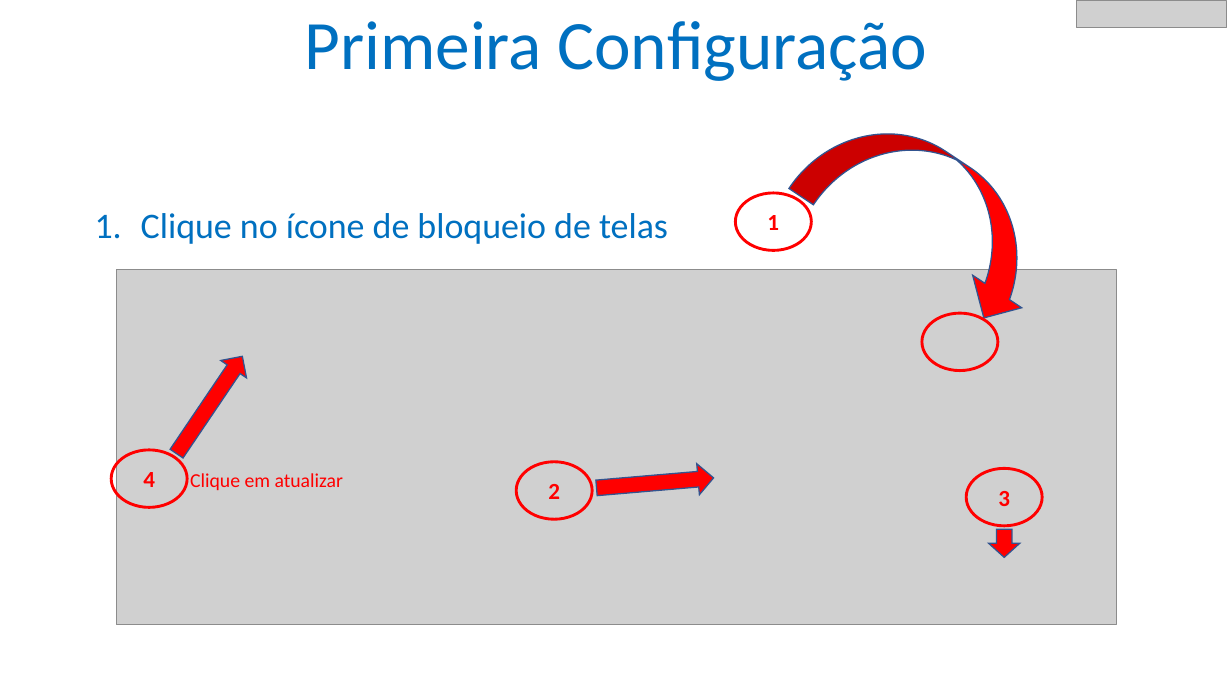
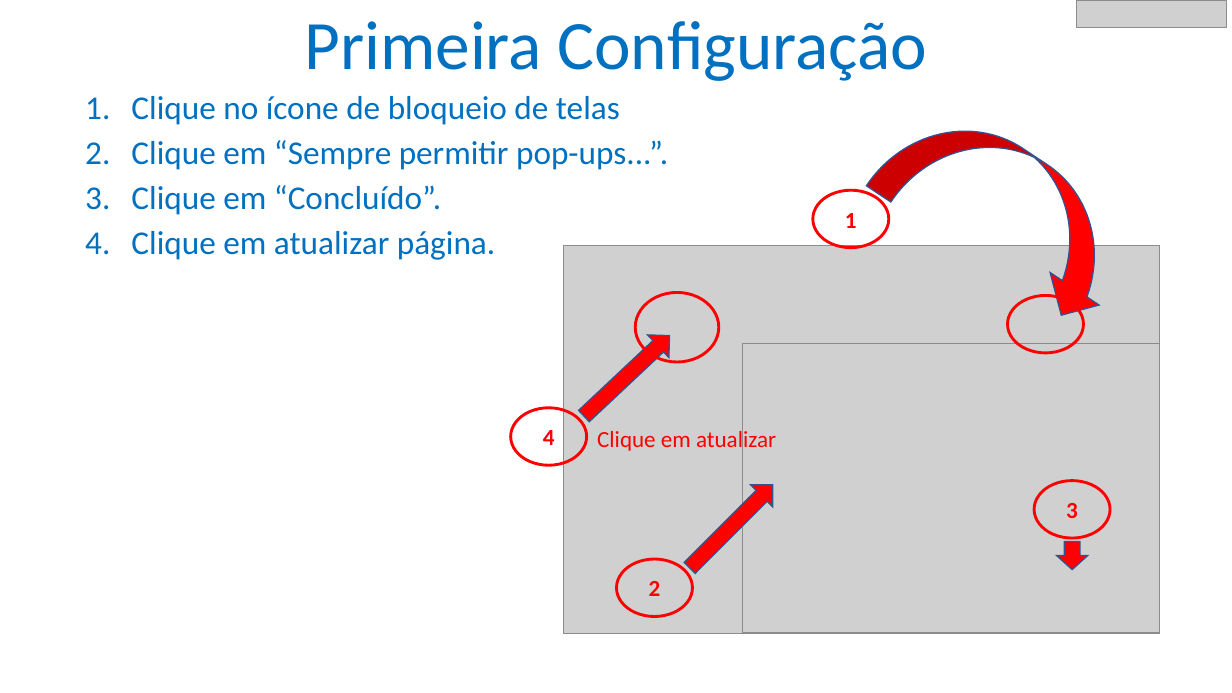
Before and after one commit to datashowcloud/datashow, a slide deck: slide 3 of help/help.pptx (slide 2 before the commit). Drawn at 1232x693 pixels with LibreOffice and Linux fonts; fonts in the diff are those of the drawing; grey boxes stand for pictures. Boxes give left, top, right and bottom in pixels: in the first picture for what was removed or moved away, otherwise in the second. Text is boxed around its words. In the diff, an @@ line names an element or a change of style, - is before the commit and + after.

```diff
--- a/help/help.pptx
+++ b/help/help.pptx
@@ curved left arrow: place and size @@
-curved left arrow at bbox=[789, 90, 1073, 334]
+curved left arrow at bbox=[867, 88, 1151, 331]
@@ text "Clique no ícone de bloqueio ...": place and size @@
-text "Clique no ícone de bloqueio ..." at bbox=[141, 213, 668, 244]
+text "Clique no ícone de bloqueio ..." at bbox=[131, 96, 668, 260]
@@ text at bbox=[131, 96, 620, 125]: size 28 to 25.9 pt in "Clique no ícone de bloqueio de telas"; line spacing 0.9 to 0.8 @@
@@ text at bbox=[131, 140, 668, 260]: paragraphs added @@
+2. Clique em “Sempre permitir pop-ups...”.
+3. Clique em “Concluído”.
+4. Clique em atualizar página.
@@ ellipse "1": place and size @@
-ellipse "1" at bbox=[736, 193, 811, 250]
+ellipse "1" at bbox=[813, 190, 889, 248]
@@ picture: place and size @@
-picture at bbox=[116, 270, 1117, 625]
+picture at bbox=[564, 246, 1160, 633]
@@ ellipse added at bbox=[635, 293, 718, 362], outline #FF0000 2.25 pt @@
@@ ellipse: place and size @@
-ellipse at bbox=[922, 313, 998, 371]
+ellipse at bbox=[1007, 296, 1083, 353]
@@ right arrow at bbox=[574, 325, 681, 428]: rotation 304 to 316 degrees @@
@@ picture added at bbox=[742, 343, 1159, 632] @@
@@ ellipse "4": place and size @@
-ellipse "4" at bbox=[111, 450, 187, 507]
+ellipse "4" at bbox=[511, 408, 587, 465]
@@ text "Clique em atualizar": place and size @@
-text "Clique em atualizar" at bbox=[190, 473, 343, 490]
+text "Clique em atualizar" at bbox=[597, 427, 776, 453]
@@ text "Clique em atualizar" at bbox=[597, 427, 776, 453]: size 15.4 to 18 pt; line spacing 0.7 to 0.8 @@
@@ right arrow at bbox=[679, 474, 784, 579]: rotation 355 to 315 degrees @@
@@ ellipse "3": place and size @@
-ellipse "3" at bbox=[967, 469, 1043, 526]
+ellipse "3" at bbox=[1034, 481, 1110, 538]
@@ ellipse "2": place and size @@
-ellipse "2" at bbox=[517, 462, 592, 519]
+ellipse "2" at bbox=[616, 559, 692, 616]
@@ right arrow: place and size @@
-right arrow at bbox=[989, 530, 1020, 557]
+right arrow at bbox=[1056, 542, 1088, 569]
```
Also in this commit, not shown: 2 other slides changed, 7 slides added, 2 other files.
